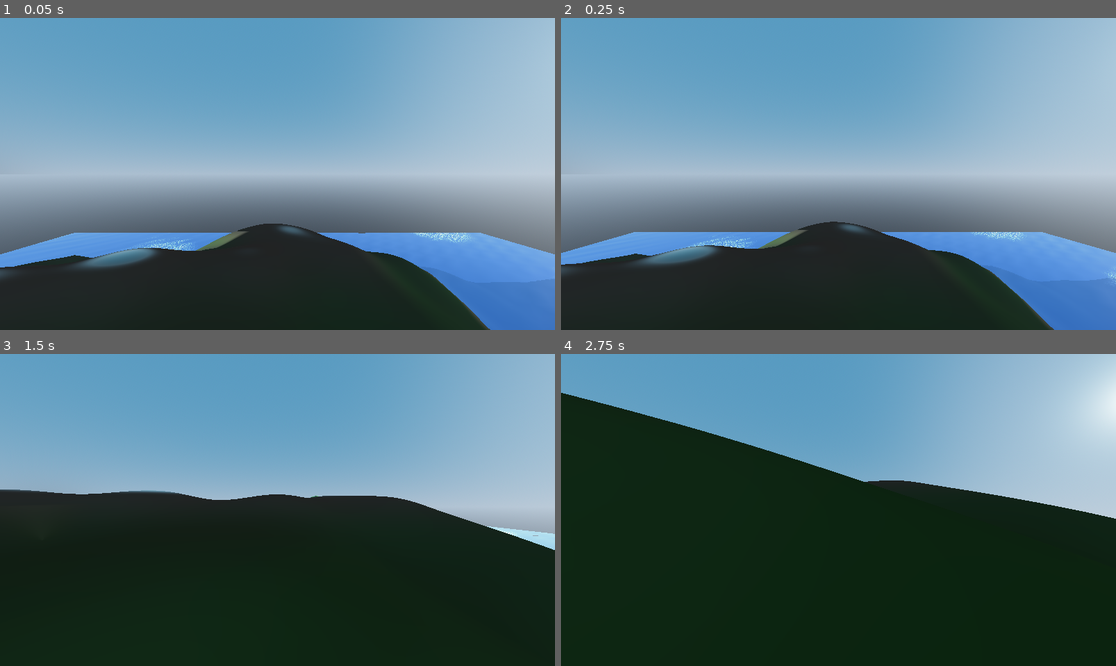
Above: before the commit, frames 1-4 (two rows, left to right).
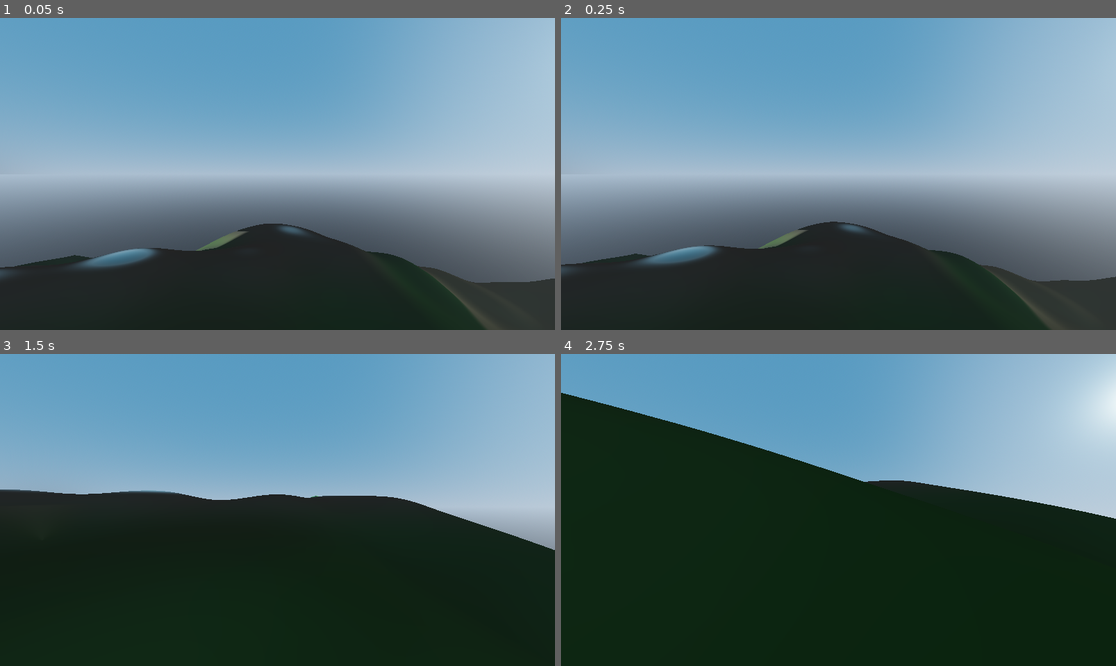
Above: after the commit, the same moments.

Repository: nialljmiller/WonkyLands
Game: Godot game, scene res://terrain_generator.tscn
Same seed, same stepped clock (60 frames per second), same inputs: the game is played once before the commit and once after it.
Inputs (mouse positions are in pixels of both pictures, inside the frame that each line leads up to):
- Up to frame 1 (0.05 s): no input
- Up to frame 2 (0.25 s): no input
- Up to frame 3 (1.5 s): tap Enter (ui_accept) at 0.5, 0.77 s; move the mouse to (305, 510) at 0.52 s; hold Up (ui_up) from 0.53 s (still down); move the mouse to (249, 510) at 1.27 s
- Up to frame 4 (2.75 s): keep holding Up (ui_up); tap Enter (ui_accept) at 1.52 s; move the mouse to (849, 503) at 2.02 s

The runs differ from the first frame. In frame 1, 9.0% of the frame differs, in the area x 0-100%, y 68-100%; in frame 2, 8.8%; in frame 3, 0.3%; in frame 4, nothing differs.
Error after the commit: Parse Error: Used tab character for indentation instead of space as used before in the file. (res://WaterSystem.gd:85)

Commit message:
Optimize fish spawning and water shader updates

Diff:
--- a/FishSystem.gd
+++ b/FishSystem.gd
@@ -19,6 +19,10 @@
 var active_fish = []  # Active fish in the world
 var fish_chunks = {}  # Tracks which chunks have fish
 
+# Spawn queue to spread out expensive instancing work
+@export var max_spawns_per_frame: int = 4
+var _pending_fish_spawns: Array = []
+
 # Timer for fish updates
 var update_timer: float = 0.0
 var fish_parent: Node3D
@@ -42,11 +46,15 @@
 	print("ImprovedFishSystem initialized")
 
 func _process(delta):
-	# Update timer for fish behaviors
-	update_timer += delta
-	if update_timer >= fish_update_interval:
-		update_timer = 0.0
-		update_fish_behaviors()
+        # Spawn pending fish gradually to avoid frame spikes
+        if _pending_fish_spawns.size() > 0:
+                process_pending_spawns()
+
+        # Update timer for fish behaviors
+        update_timer += delta
+        if update_timer >= fish_update_interval:
+                update_timer = 0.0
+                update_fish_behaviors()
 
 	# Debug fish count
 	debug_fish_count_timer += delta
@@ -55,51 +63,79 @@
 		print("Active fish: ", active_fish.size(), " Total created: ", total_fish_created)
 
 # Spawn fish in a specific water chunk
-func spawn_fish_in_chunk(chunk_pos: Vector2, water_chunk_node: Node3D) -> int:
-	# Skip if we already spawned fish in this chunk
-	if fish_chunks.has(chunk_pos):
-		return 0
-
-	# Get water level
-	var water_level = water_system.get_water_level()
-
-	# Get chunk world position
-	var chunk_size = water_system.get_chunk_size()
-	var world_pos_x = chunk_pos.x * chunk_size
-	var world_pos_z = chunk_pos.y * chunk_size
-
-	# Only spawn fish with random chance
-	if randf() > fish_spawn_chance:
-		fish_chunks[chunk_pos] = []  # Mark as processed but empty
-		return 0
-
-	# Track fish in this chunk
-	fish_chunks[chunk_pos] = []
-
-	# Determine how many fish to spawn (reduced to avoid overwhelming)
-	var num_fish = randi() % max_fish_per_chunk + 1
-	var total_fish_spawned = 0
-
-	# Spawn individual fish
-	for i in range(num_fish):
-		# Choose a spawn position within the chunk
-		var spawn_x = randf_range(world_pos_x, world_pos_x + chunk_size)
-		var spawn_z = randf_range(world_pos_z, world_pos_z + chunk_size)
-
-		# Set depth below water level
-		var spawn_y = water_level - randf_range(min_fish_depth, max_fish_depth)
-
-		# Create fish
-		var fish = create_fish(Vector3(spawn_x, spawn_y, spawn_z))
-		if fish != null:
-			fish_parent.add_child(fish)
-			fish_chunks[chunk_pos].append(fish)
-			active_fish.append(fish)
-			total_fish_spawned += 1
-			total_fish_created += 1
-
-	print("Spawned ", total_fish_spawned, " fish in chunk ", chunk_pos)
-	return total_fish_spawned
+func spawn_fish_in_chunk(chunk_pos: Vector2, _water_chunk_node: Node3D) -> int:
+        # Skip if we already spawned fish in this chunk
+        if fish_chunks.has(chunk_pos):
+                return 0
+
+        # Get water level
+        var water_level = water_system.get_water_level()
+
+        # Get chunk world position
+        var chunk_size = water_system.get_chunk_size()
+        var world_pos_x = chunk_pos.x * chunk_size
+        var world_pos_z = chunk_pos.y * chunk_size
+
+        # Only spawn fish with random chance
+        if randf() > fish_spawn_chance:
+                fish_chunks[chunk_pos] = []  # Mark as processed but empty
+                return 0
+
+        # Track fish in this chunk
+        fish_chunks[chunk_pos] = []
+
+        # Determine how many fish to spawn (reduced to avoid overwhelming)
+        var num_fish = randi() % max_fish_per_chunk + 1
+        var spawn_requests = []
+
+        # Gather spawn positions for deferred instancing
+        for i in range(num_fish):
+                # Choose a spawn position within the chunk
+                var spawn_x = randf_range(world_pos_x, world_pos_x + chunk_size)
+                var spawn_z = randf_range(world_pos_z, world_pos_z + chunk_size)
+
+                # Set depth below water level
+                var spawn_y = water_level - randf_range(min_fish_depth, max_fish_depth)
+
+                spawn_requests.append({
+                        "chunk_pos": chunk_pos,
+                        "position": Vector3(spawn_x, spawn_y, spawn_z)
+                })
+
+        if spawn_requests.size() > 0:
+                _pending_fish_spawns.append_array(spawn_requests)
+
+        return spawn_requests.size()
+
+func process_pending_spawns():
+        var spawned_this_frame = 0
+        var spawn_limit = max(1, max_spawns_per_frame)
+
+        while spawned_this_frame < spawn_limit and _pending_fish_spawns.size() > 0:
+                var request = _pending_fish_spawns.pop_front()
+
+                if request == null:
+                        continue
+
+                var chunk_pos: Vector2 = request.get("chunk_pos", Vector2.ZERO)
+                var position: Vector3 = request.get("position", Vector3.ZERO)
+
+                var fish = create_fish(position)
+                if fish == null:
+                        continue
+
+                fish_parent.add_child(fish)
+                if fish_chunks.has(chunk_pos):
+                        fish_chunks[chunk_pos].append(fish)
+                else:
+                        fish_chunks[chunk_pos] = [fish]
+
+                active_fish.append(fish)
+                total_fish_created += 1
+                spawned_this_frame += 1
+
+        if spawned_this_frame > 0:
+                print("Spawned ", spawned_this_frame, " fish (deferred)")
 
 # Create a fish with all components
 func create_fish(position: Vector3) -> Node3D:
@@ -177,12 +213,15 @@
 
 # Update behaviors for all active fish
 func update_fish_behaviors():
-	var fish_to_remove = []
-
-	for fish in active_fish:
-		if not is_instance_valid(fish):
-			fish_to_remove.append(fish)
-			continue
+        var fish_to_remove = []
+        var player = get_node_or_null("/root/TerrainGenerator/Player")
+        var water_level = water_system.get_water_level()
+        var ticks = Time.get_ticks_msec()
+
+        for fish in active_fish:
+                if not is_instance_valid(fish):
+                        fish_to_remove.append(fish)
+                        continue
 
 		# Get fish metadata
 		var initial_position = fish.get_meta("initial_position")
@@ -195,10 +234,9 @@
 		time_until_new_target -= fish_update_interval
 
 		# Check if player is nearby to flee
-		var player = get_node_or_null("/root/TerrainGenerator/Player")
-		var player_too_close = false
-
-		if player and player.global_position.distance_to(fish.global_position) < 3.0:
+                var player_too_close = false
+
+                if player and player.global_position.distance_to(fish.global_position) < 3.0:
 			# Flee from player
 			var flee_direction = fish.global_position - player.global_position
 			flee_direction.y = 0  # Keep at same depth
@@ -234,7 +272,7 @@
 		var velocity = direction * current_speed * speed
 
 		# Apply small vertical wobble for natural movement
-		velocity.y += sin(Time.get_ticks_msec() / 500.0) * 0.1
+                velocity.y += sin(ticks / 500.0) * 0.1
 
 		# Apply water flow if applicable
 		if water_system.has_method("get_flow_direction") and water_system.has_method("get_flow_strength"):
@@ -258,9 +296,8 @@
 			fish.position += velocity * fish_update_interval
 
 		# Make sure fish stay underwater
-		var water_level = water_system.get_water_level()
-		if fish.position.y > water_level - 0.5:
-			fish.position.y = water_level - 0.5
+                if fish.position.y > water_level - 0.5:
+                        fish.position.y = water_level - 0.5
 
 	# Remove fish that are no longer valid
 	for fish in fish_to_remove:
@@ -288,20 +325,26 @@
 
 # Clear all fish in a specific chunk
 func clear_fish_chunk(chunk_pos: Vector2):
-	if not fish_chunks.has(chunk_pos):
-		return
-
-	# Get all fish in this chunk
-	var fish_list = fish_chunks[chunk_pos]
-
-	# Remove fish from active list and free them
-	for fish in fish_list:
-		if is_instance_valid(fish):
-			active_fish.erase(fish)
-			fish.queue_free()
-
-	# Clear chunk from tracking
-	fish_chunks.erase(chunk_pos)
+        if not fish_chunks.has(chunk_pos):
+                return
+
+        # Get all fish in this chunk
+        var fish_list = fish_chunks[chunk_pos]
+
+        # Remove fish from active list and free them
+        for fish in fish_list:
+                if is_instance_valid(fish):
+                        active_fish.erase(fish)
+                        fish.queue_free()
+
+        # Clear chunk from tracking
+        fish_chunks.erase(chunk_pos)
+
+        # Remove any pending spawn requests for this chunk
+        for i in range(_pending_fish_spawns.size() - 1, -1, -1):
+                var request = _pending_fish_spawns[i]
+                if request.get("chunk_pos", Vector2.ZERO) == chunk_pos:
+                        _pending_fish_spawns.remove_at(i)
 
 # Add random jumping fish behavior
 func make_fish_jump():
--- a/WaterSystem.gd
+++ b/WaterSystem.gd
@@ -45,6 +45,14 @@
 
 # Ocean/Lake water chunks
 var water_chunks = {}
+var water_plane_mesh: PlaneMesh
+
+# Cached shader resource and timing information
+const WATER_SHADER_PATH := "res://RealisticWaterShader.gdshader"
+var water_shader: Shader
+var wave_time: float = 0.0
+@export var shader_update_interval: float = 0.0
+var _shader_update_timer: float = 0.0
 
 # Subsystems
 var fish_system: FishSystem
@@ -54,17 +62,24 @@
 var debug_enabled: bool = false
 
 func _ready():
-	print("Realistic water system initializing...")
-
-	# Initialize subsystems
-	initialize_subsystems()
-
-	print("Water system initialized!")
+        print("Realistic water system initializing...")
+
+        # Initialize subsystems
+        initialize_subsystems()
+
+        ensure_water_shader()
+
+        print("Water system initialized!")
 
 func _process(delta):
-	# Update water waves using time and shader parameters
-	if waves_enabled:
-		update_water_shaders(delta)
+        # Update water waves using time and shader parameters
+        if waves_enabled:
+                wave_time += delta * wave_speed
+                _shader_update_timer += delta
+
+                if shader_update_interval <= 0.0 or _shader_update_timer >= shader_update_interval:
+                        update_water_shaders()
+                        _shader_update_timer = 0.0
 
 # Initialize subsystems (fish, ripples, etc.)
 func initialize_subsystems():
@@ -79,35 +94,38 @@
 	add_child(ripple_system)
 
 # Update shader parameters for all water chunks
-func update_water_shaders(delta):
-	for chunk_pos in water_chunks:
-		var water_mesh = water_chunks[chunk_pos]
-		if water_mesh and is_instance_valid(water_mesh):
-			var material = water_mesh.material_override
-			if material and material is ShaderMaterial:
-				# Update time parameter for animated waves
-				var current_time = material.get_shader_parameter("time")
-				if current_time == null:
-					current_time = 0.0
-
-				# Apply time update
-				material.set_shader_parameter("time", current_time + delta * wave_speed)
+func update_water_shaders():
+        for chunk_pos in water_chunks:
+                var water_mesh = water_chunks[chunk_pos]
+                if water_mesh and is_instance_valid(water_mesh):
+                        var material = water_mesh.material_override
+                        if material and material is ShaderMaterial:
+                                # Apply shared wave time for all chunks
+                                material.set_shader_parameter("time", wave_time)
+
+func ensure_water_shader():
+        if water_shader:
+                return
+
+        if not FileAccess.file_exists(WATER_SHADER_PATH):
+                create_water_shader()
+
+        water_shader = load(WATER_SHADER_PATH)
 
 # Creates a water chunk at the specified position
 func create_water_chunk(chunk_pos: Vector2, terrain_generator = null):
 	var world_pos_x = chunk_pos.x * water_chunk_size
 	var world_pos_z = chunk_pos.y * water_chunk_size
 
-	# Create water mesh
-	var water_plane = PlaneMesh.new()
-	water_plane.size = Vector2(water_chunk_size, water_chunk_size)
-
-	# Subdivide for better wave effect and collision
-	water_plane.subdivide_width = 16
-	water_plane.subdivide_depth = 16
-
-	var water_mesh_instance = MeshInstance3D.new()
-	water_mesh_instance.mesh = water_plane
+        # Create or reuse water mesh
+        if water_plane_mesh == null:
+                water_plane_mesh = PlaneMesh.new()
+                water_plane_mesh.size = Vector2(water_chunk_size, water_chunk_size)
+                water_plane_mesh.subdivide_width = 16
+                water_plane_mesh.subdivide_depth = 16
+
+        var water_mesh_instance = MeshInstance3D.new()
+        water_mesh_instance.mesh = water_plane_mesh
 	water_mesh_instance.name = "WaterChunk_%d_%d" % [chunk_pos.x, chunk_pos.y]
 
 	# Create a standard material for fallback (in case shader fails)
@@ -118,15 +136,10 @@
 	standard_material.transparency = BaseMaterial3D.TRANSPARENCY_ALPHA
 
 	# Create water material with shader
-	var water_material = ShaderMaterial.new()
-
-	# Create the water shader if it doesn't exist
-	if not FileAccess.file_exists("res://RealisticWaterShader.gdshader"):
-		# Copy from the artifact we created earlier
-		create_water_shader()
-
-	# Load the shader
-	water_material.shader = load("res://RealisticWaterShader.gdshader")
+        ensure_water_shader()
+
+        var water_material = ShaderMaterial.new()
+        water_material.shader = water_shader
 
 	# Set shader parameters
 	water_material.set_shader_parameter("shallow_color", water_color)
@@ -158,7 +171,7 @@
 	water_material.set_shader_parameter("flow_strength", flow_strength)
 
 	# Initial time value
-	water_material.set_shader_parameter("time", 0.0)
+        water_material.set_shader_parameter("time", wave_time)
 
 	# Apply material
 	water_mesh_instance.material_override = water_material if water_material.shader != null else standard_material
